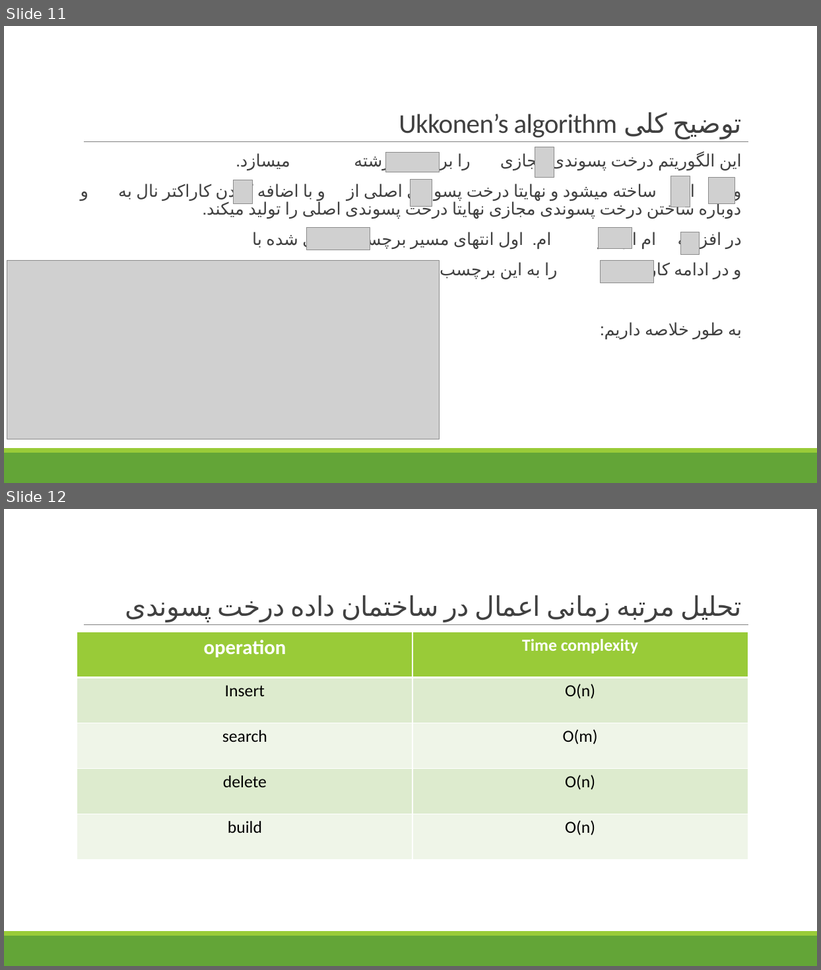
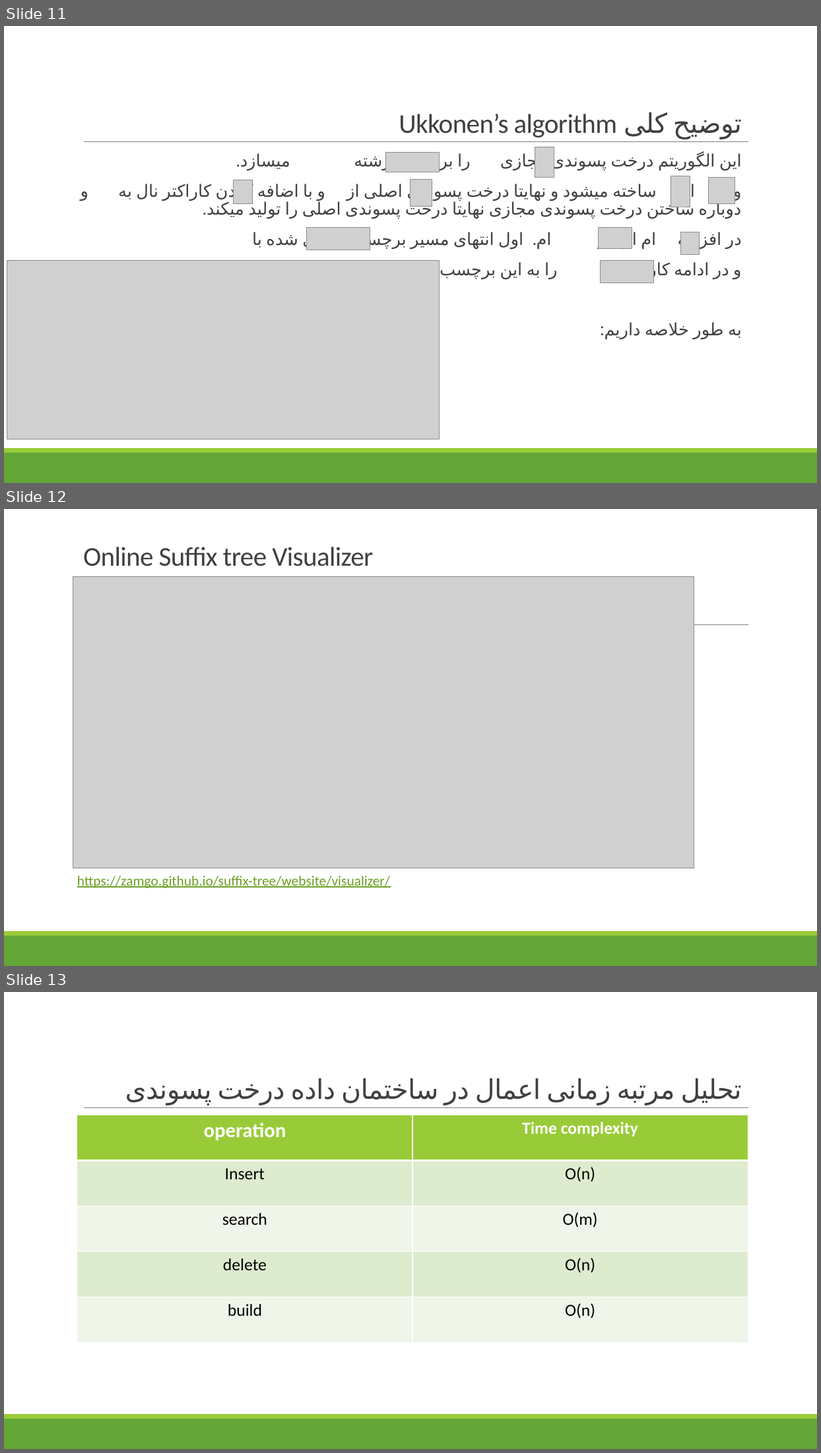
Before and after one commit to mohammadkarbalaee/suffix-tree, a slide deck: slides/persian/Suffix Tree.pptx. Shown one above the other, each under a label of ours: slides 11 and 12 before the commit, slides 11, 12 and 13 after it. The pictures are 821x970 and 821x1453 pixels, drawn with LibreOffice and Linux fonts; fonts in the diff are those of the drawing; grey boxes stand for pictures. Boxes give left, top, right and bottom in pixels: in the first picture for what was removed or moved away, otherwise in the second. Text is boxed around its words. In the diff, an @@ line names an element or a change of style, - is before the commit and + after.

```diff
--- a/slides/persian/Suffix Tree.pptx
+++ b/slides/persian/Suffix Tree.pptx
@@ slide 12 added at (4, 509, 817, 966), background #FFFFFF; not listed: 3 template elements that a slide beside it also shows @@
@@ title added at (83, 547, 373, 566), 32 pt, text #404040 @@
+Online Suffix tree Visualizer
@@ picture added at (73, 577, 694, 868) @@
@@ text added at (77, 876, 390, 889), 16.6 pt, text #6B9F25, underline @@
+https://zamgo.github.io/suffix-tree/website/visualizer/
@@ what was slide 12 is now slide 13 @@
```
Also in this commit, not shown: 1 other file.
